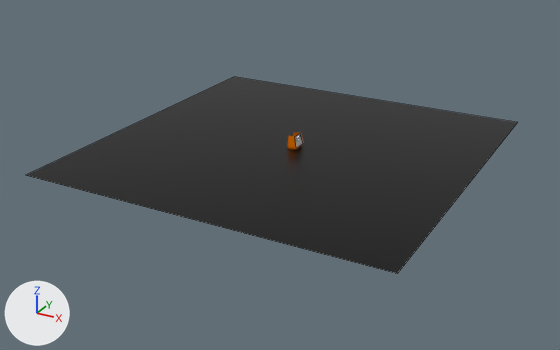
The Blender file models/model_01.blend: old version first, new version second.
Rendered twice from a camera (50 mm lens) standing at (35.7, -71.9, 31.7) and looking at (-2.2, -3.0, -2.8). Lighting does not change. The marker at lower left points along +X, +Y and +Z. Mesh edges are drawn as thin lines on the coarser meshes.

Objects in the first picture: 'Front', 'Plane'.
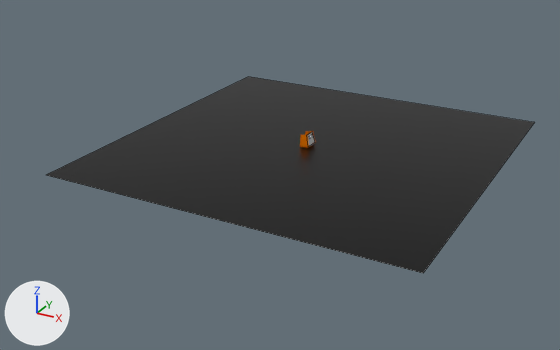
Where the newer file only moved an object's origin or applied its transform, the numbers keep the older frame.

Boxes (x1, y1, x2, y2) around the edits, measured in the pictures (560 x 350 px):
'Plane', mesh moved
    before: (26, 77, 518, 274)
    after: (47, 77, 534, 273)
'Front', no longer drawn
    before: (295, 134, 303, 148)
'Plate', added
    after: (308, 132, 315, 146)

Diff of the bpy script that builds the scene:
```diff
--- a/models/model_01.blend.py
+++ b/models/model_01.blend.py
@@ me_plane_003 @@
 me_plane_003.from_pydata(...)  # 4 vertices, 1 face; spans x -1.0..1.0, y -1.0..1.0, z 0.0
 # used by ob_plane; location = (-1.76, -1.03, 0.0); rotation_euler = (0.0, 0.0, 3.142), in degrees (0, 0, 180); scale = (20.0, 20.0, 20.0)
+# me_plane_003 part 1: the whole mesh is moved by (-0.09, -0.05, 0.0)
 me_plane_003.materials.append(mat_material_002)
@@ me_plane_005_1 @@
+me_plane_005_1.from_pydata([(0.9, 1.13, 0.0), (-0.78, 0.89, 0.0), (0.9, -1.13, 0.0), (-0.78, -0.89, 0.0)], [], [(0, 1, 3, 2)])
+me_plane_005_1.materials.append(mat_material_003)  # light grey #c2c2c2
@@ ob_front @@
-ob_front = bpy.data.objects.new('Front', me_plane_005)
-ob_front.location = (-0.99, -1.03, 0.92)
-ob_front.rotation_euler = (0.0, -1.353, 3.142)  # degrees (0, -78, 180)
-ob_front.scale = (0.753, 0.753, 0.753)
+ob_front = bpy.data.objects.new('Front', None)
+ob_front.location = (0.0, 0.0, 0.93)
+ob_front.rotation_euler = (0.0, 1.353, 0.0)  # degrees (0, 78, 0)
@@ ob_plate @@
+ob_plate = bpy.data.objects.new('Plate', me_plane_005_1)
+ob_plate.parent = ob_front
+ob_plate.location = (0.0, 0.0, 0.0)
+ob_plate.scale = (0.753, 0.753, 0.753)
```
